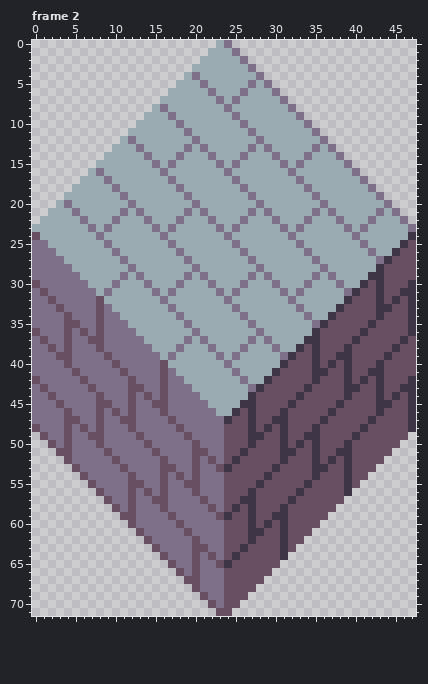
Two versions of one pixel-art file, resources/asesprite/Blocks Bricks.aseprite. That is the earlier state.
48x72 pixels, 6 frames. Colours within 5 levels of each other are drawn and written as one. Shown: frame 2. The commit also changed other frames, which this record leaves out.
The result:
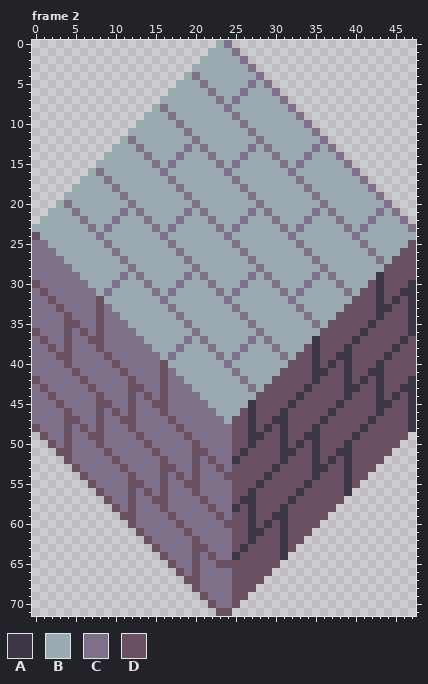
Palette (. is transparent): A #3e3546  B #9babb2  C #7f708a  D #694f62
What changed:
Frame 2, layer "Bricks":
The author changed colour A to colour B in row 24 at x 47; in row 25 at x 46; in row 26 at x 45; in row 27 at x 44; in row 28 at x 43; in row 29 at x 42.
The author changed colour A to colour B in row 30 at x 41; in row 31 at x 40; in row 32 at x 39; in row 33 at x 38; in row 34 at x 37; in row 35 at x 36.
The author changed colour A to colour B in row 36 at x 35; in row 37 at x 34; in row 38 at x 33; in row 39 at x 32; in row 40 at x 31; in row 41 at x 30.
The author changed colour A to colour B in row 42 at x 29; in row 43 at x 28; in row 44 at x 27; in row 45 at x 26; in row 46 at x 25; in row 47 at x 24.
The author changed colour A to colour C in row 53 at x 24; in row 59 at x 24.
The author changed colour D to colour C in rows 48 to 52 at x 24; in rows 55 to 58 at x 24; in rows 61 to 64 at x 24; in rows 66 to 70 at x 24.
The author changed colour A to colour D in row 65 at x 24.
